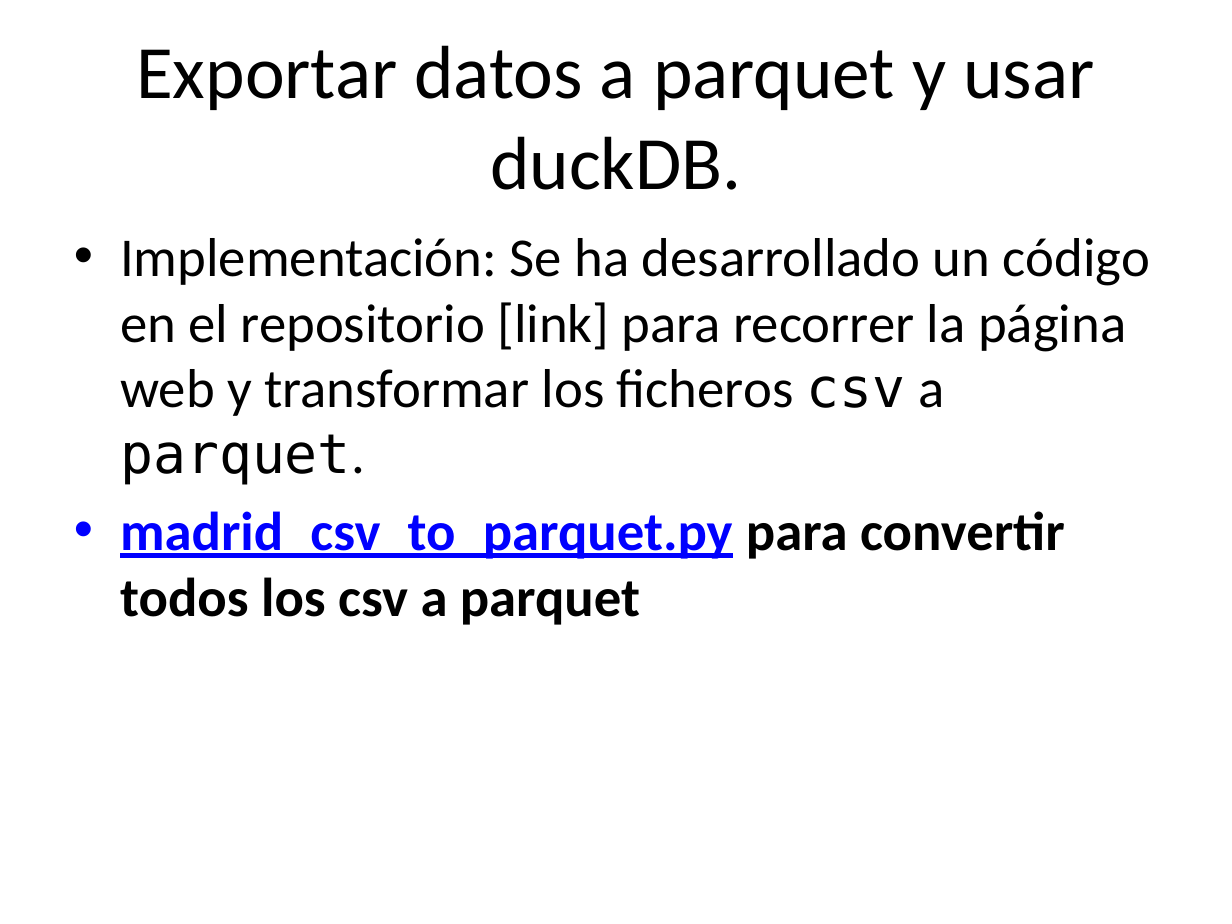
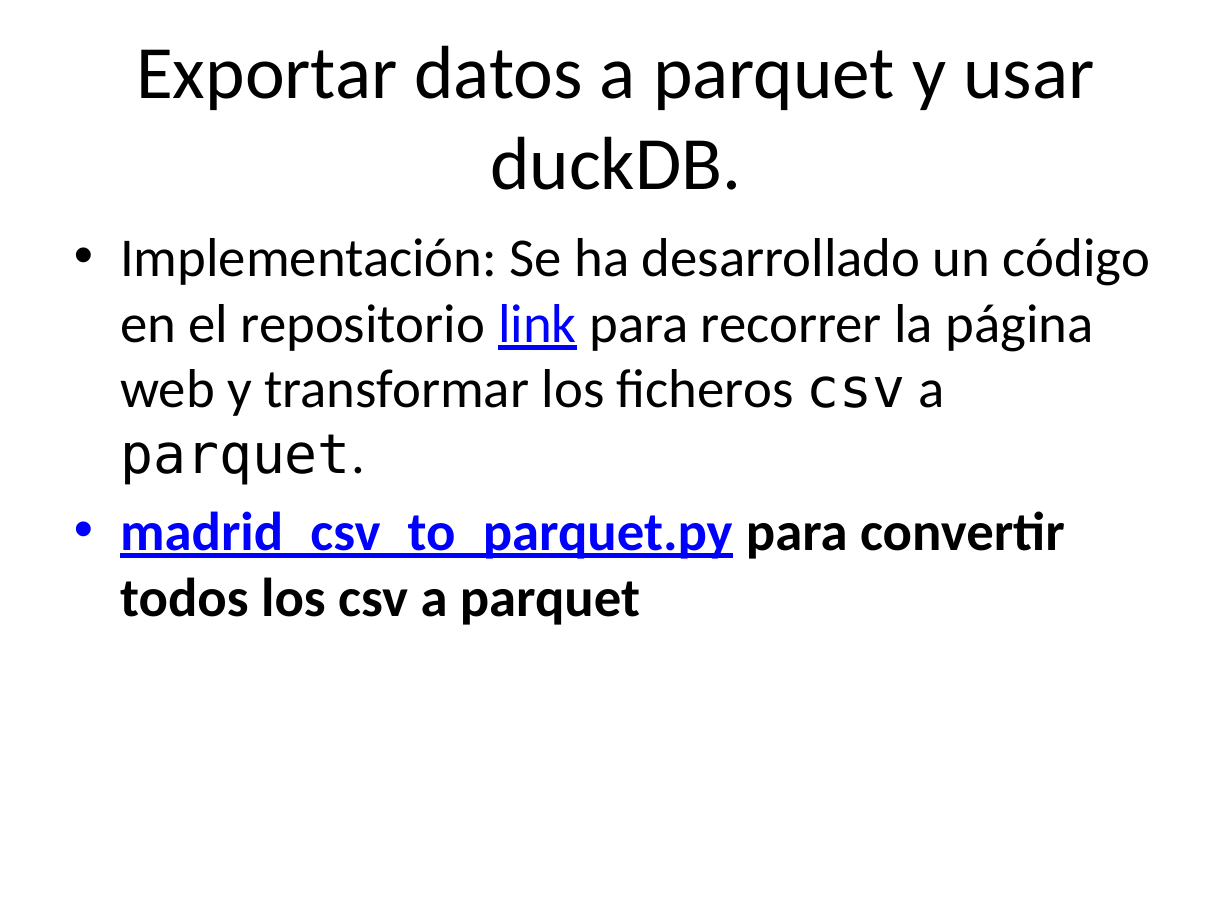
Before and after one commit to santiagomota/datos-madrid-presentacion, a slide deck: slide 7 of docs/index.pptx. Drawn at 1232x924 pixels with LibreOffice and Linux fonts; fonts in the diff are those of the drawing. Boxes give left, top, right and bottom in pixels: in the first picture for what was removed or moved away, otherwise in the second. Text is boxed around its words. In the diff, an @@ line names an element or a change of style, - is before the commit and + after.

```diff
--- a/docs/index.pptx
+++ b/docs/index.pptx
@@ text at [120, 238, 1150, 485]: text changed @@
-• Implementación: Se ha desarrollado un código en el repositorio [link] para recorrer la página web y transformar los ficheros csv a parquet.
+• Implementación: Se ha desarrollado un código en el repositorio link para recorrer la página web y transformar los ficheros csv a parquet.
```
Also in this commit, not shown: 3 other slides changed, 25 slides removed, 2 other files.
